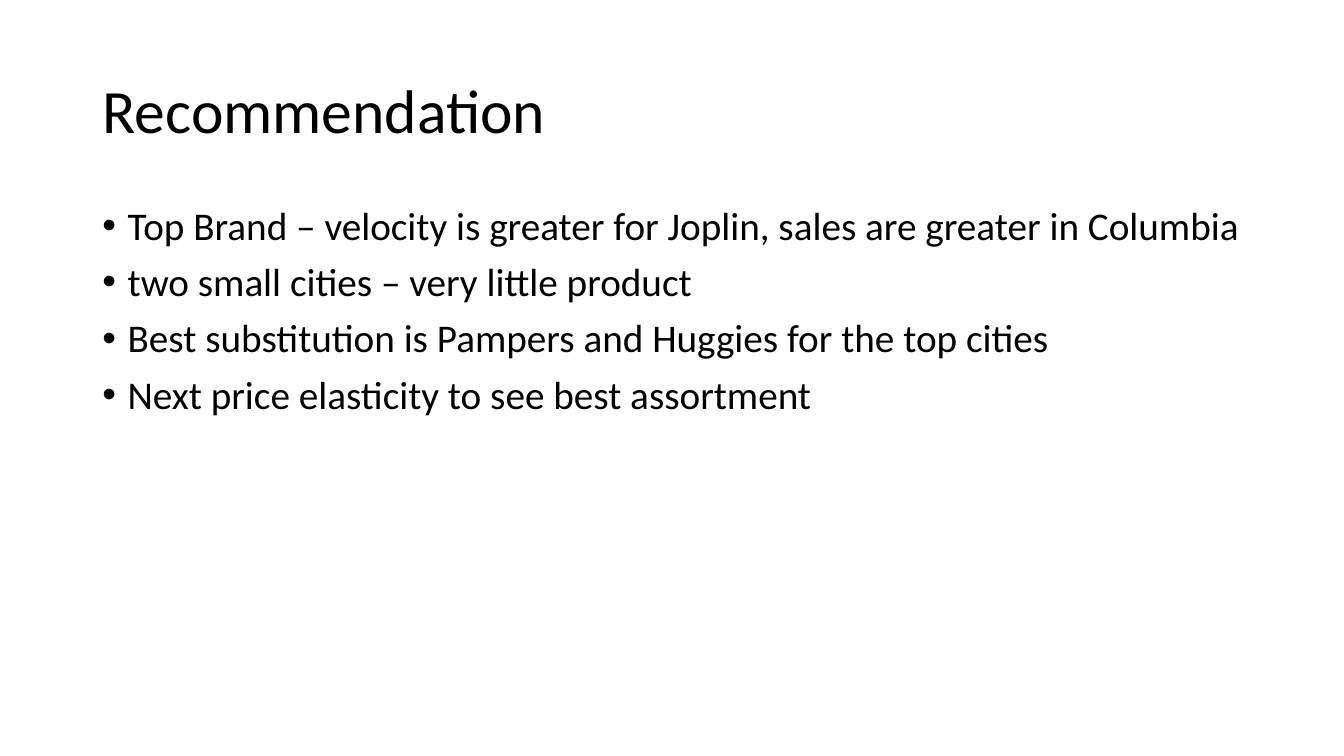
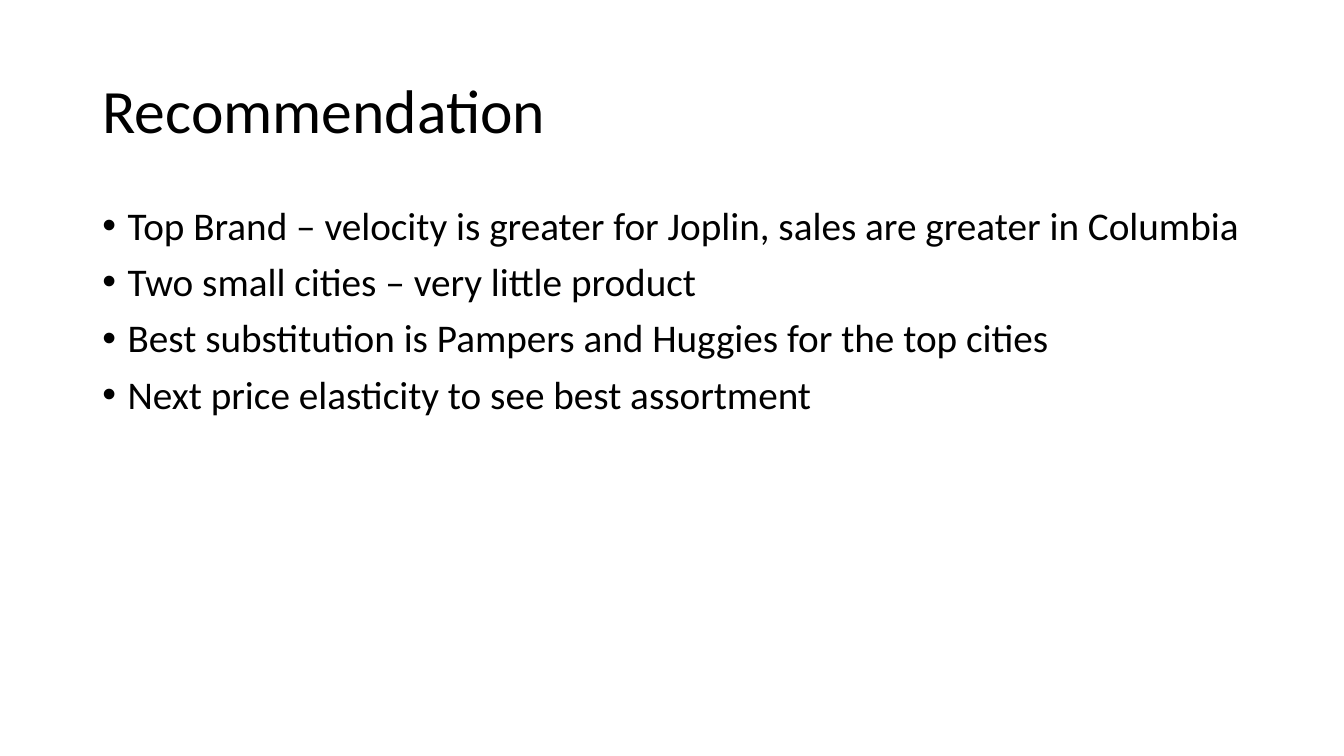
Before and after one commit to majid3399769/caseStudy, a slide deck: slide 10 of powerPoint/Case Study.pptx (slide 9 before the commit). Drawn at 1344x756 pixels with LibreOffice and Linux fonts; fonts in the diff are those of the drawing. Boxes give left, top, right and bottom in pixels: in the first picture for what was removed or moved away, otherwise in the second. Text is boxed around its words. In the diff, an @@ line names an element or a change of style, - is before the commit and + after.

```diff
--- a/powerPoint/Case Study.pptx
+++ b/powerPoint/Case Study.pptx
@@ text at <box>128,268,696,303</box>: text changed @@
-• two small cities – very little product
+• Two small cities – very little product
```
Also in this commit, not shown: 1 slide added, 1 other file.
